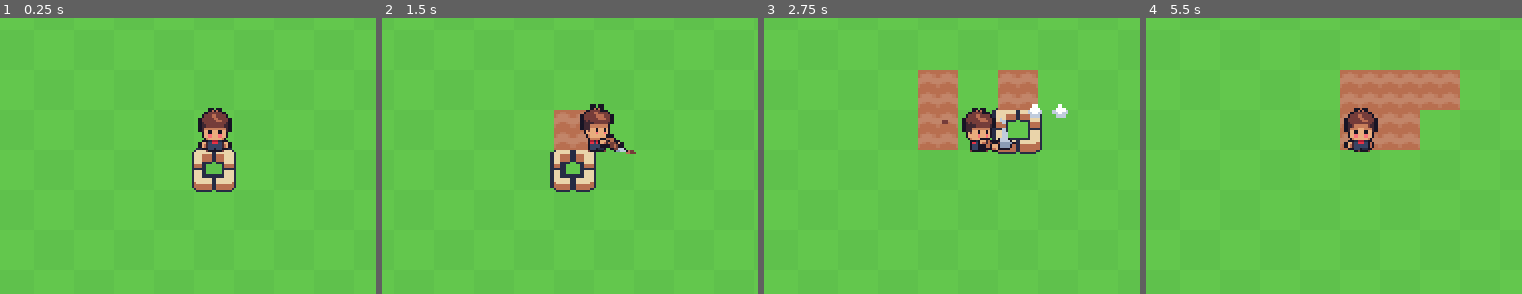
Above: before the commit, frames 1-4 (left to right).
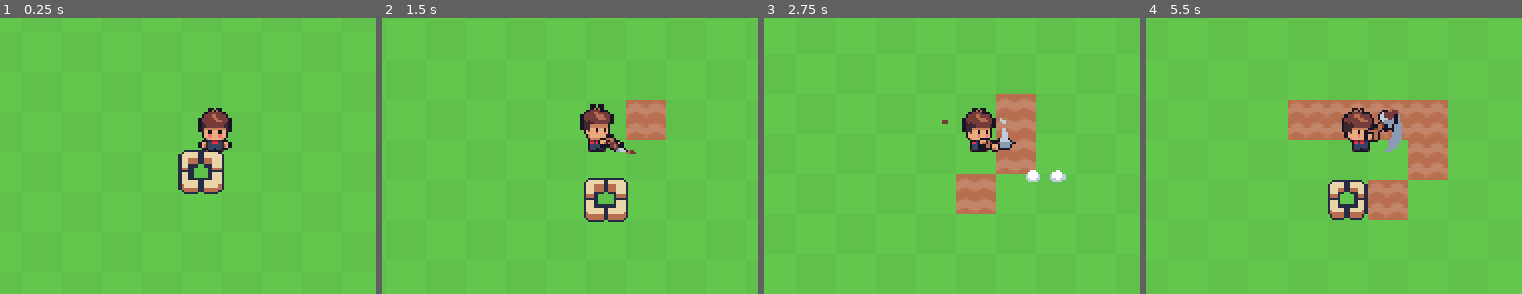
Above: after the commit, the same moments.

Repository: orange-GuandeLi/orange-farm
Game: Godot game, scene res://scenes/main.tscn
Two runs of this game, one before a commit and one after it. Both use one fixed random seed, a clock stepped at 60 frames per second and the inputs below.
Inputs:
- Up to frame 1 (0.25 s): no input
- Up to frame 2 (1.5 s): hold D (move_right) 0.53-1.28 s; tap Space (use_tool) at 0.6, 1.35 s; hold S (move_down) from 1.28 s (still down)
- Up to frame 3 (2.75 s): release S (move_down) at 2.03 s; hold D (move_right) from 2.03 s (still down); tap Space (use_tool) at 2.1 s
- Up to frame 4 (5.5 s): release D (move_right) at 2.78 s; hold W (move_up) 2.78-3.53 s; tap Space (use_tool) every 0.75 s from 2.85 to 5.1 s; hold A (move_left) 3.53-5.03 s; hold S (move_down) from 5.03 s (still down)

The runs differ from the first frame. In frame 1, 2.0% of the frame differs, in the area x 47-63%, y 47-64%; in frame 2, 5.8%; in frame 3, 8.6%; in frame 4, 13%, in the area x 37-84%, y 18-74%.

Commit message:
feat(farm): 自由移动 + 8 向输入，速度 60
- 去掉逐格吸附与强制走完：velocity + move_and_slide，松手即停
- 目标格改为按脚底实时判格，高亮框跟随
- 8 向输入；walk 动画 speed 10→15 与 60px/s 对齐（三层同步）
- 删除 _cell/_from/_to/_t 与 _advance_step/_step_dir/_can_enter/_cell_center
- BodySprite 默认动画修正为 idle_s

Diff:
--- a/scenes/player.tscn
+++ b/scenes/player.tscn
@@ -941,7 +941,7 @@
 }],
 "loop": 1,
 "name": &"hair_walk_e",
-"speed": 10.0
+"speed": 15.0
 }, {
 "frames": [{
 "duration": 1.0,
@@ -970,7 +970,7 @@
 }],
 "loop": 1,
 "name": &"hair_walk_n",
-"speed": 10.0
+"speed": 15.0
 }, {
 "frames": [{
 "duration": 1.0,
@@ -999,7 +999,7 @@
 }],
 "loop": 1,
 "name": &"hair_walk_s",
-"speed": 10.0
+"speed": 15.0
 }, {
 "frames": [{
 "duration": 1.0,
@@ -1262,7 +1262,7 @@
 }],
 "loop": 1,
 "name": &"tool_walk_e",
-"speed": 10.0
+"speed": 15.0
 }, {
 "frames": [{
 "duration": 1.0,
@@ -1291,7 +1291,7 @@
 }],
 "loop": 1,
 "name": &"tool_walk_n",
-"speed": 10.0
+"speed": 15.0
 }, {
 "frames": [{
 "duration": 1.0,
@@ -1320,7 +1320,7 @@
 }],
 "loop": 1,
 "name": &"tool_walk_s",
-"speed": 10.0
+"speed": 15.0
 }, {
 "frames": [{
 "duration": 1.0,
@@ -1393,7 +1393,7 @@
 }],
 "loop": 1,
 "name": &"walk_e",
-"speed": 10.0
+"speed": 15.0
 }, {
 "frames": [{
 "duration": 1.0,
@@ -1422,7 +1422,7 @@
 }],
 "loop": 1,
 "name": &"walk_n",
-"speed": 10.0
+"speed": 15.0
 }, {
 "frames": [{
 "duration": 1.0,
@@ -1451,7 +1451,7 @@
 }],
 "loop": 1,
 "name": &"walk_s",
-"speed": 10.0
+"speed": 15.0
 }]
 
 [node name="Player" type="CharacterBody2D" unique_id=1235568156]
@@ -1464,7 +1464,7 @@
 [node name="BodySprite" type="AnimatedSprite2D" parent="." unique_id=1017259835]
 position = Vector2(0, -6)
 sprite_frames = SubResource("SpriteFrames_y8v0a")
-animation = &"tool_idle_n"
+animation = &"idle_s"
 
 [node name="HairSprite" type="AnimatedSprite2D" parent="." unique_id=605184306]
 position = Vector2(0, -6)
--- a/scripts/actors/player.gd
+++ b/scripts/actors/player.gd
@@ -7,103 +7,41 @@
 @export var select_box: SelectBox # 目标格高亮框
 
 var facing := Vector2i.DOWN # 面向那里
-const SPEED = 40.0 # 速度
+const SPEED = 60.0 # 速度
 ## 工具动作里"入土"那一刻占总时长的比例（use_dig 的落地帧 f9 在 0.69 处，取 0.7）
 const TOOL_IMPACT_RATIO := 0.7
 var _busy := false # 是否在播放工具动画
-var _target := Vector2i.ZERO # 目标块
-
-# === 吸附（逐格移动）===
-# 农夫当前所在的格。永远是精确的一格，不会骑在格线上
-var _cell := Vector2i.ZERO
-# 这一步：起点格 -> 终点格
-var _from := Vector2i.ZERO
-var _to := Vector2i.ZERO
-# 这一步的进度 0~1，1 = 已经站到 _to 上
-var _t := 1.0
 
 func _ready() -> void:
-	animation.animation_finished.connect(_on_animation_finished) # 身体动画播放完毕之后通知一个函数
-	# 起点也对齐到格子，省得在场景里手改坐标
-	_cell = _cell_of(position)
-	_from = _cell
-	_to = _cell
-	_t = 1.0
-	position = _cell_center(_cell)
+	animation.animation_finished.connect(_on_animation_finished)
+	# 俯视角：不要重力/地面逻辑，move_and_slide 才是 2D 自由移动
+	motion_mode = CharacterBody2D.MOTION_MODE_FLOATING
 
-func _physics_process(delta: float) -> void:
+func _physics_process(_delta: float) -> void:
 	_update_select_box() # 先更新高亮框（播动画期间也要跟着动）
 
-	if _busy: # 如果在播工具动画，不响应其他动画
-		_advance_step(delta)
+	if _busy: # 工具动画期间锁移动
+		velocity = Vector2.ZERO
 		return
 
-	var direction := Input.get_vector("move_left", "move_right", "move_up", "move_down") # 获取到四个方向的走动
-
+	var direction := Input.get_vector("move_left", "move_right", "move_up", "move_down")
 	if direction != Vector2.ZERO:
 		_update_facing(direction)
 
-	# 站在格子上 -> 看输入决定走哪一格
-	if _t >= 1.0 and direction != Vector2.ZERO:
-		var step := _step_dir(direction)
-		if _can_enter(_cell + step):
-			_from = _cell
-			_to = _cell + step
-			_t = 0.0
+	velocity = direction * SPEED
+	move_and_slide()
 
-	_advance_step(delta)
-
-	if _t < 1.0: # 正在走这一步 -> 走路动画
-		_play_anim("walk")
-	else: # 站住了 -> idle
-		_play_anim("idle")
+	_play_anim("walk" if velocity.length() > 1.0 else "idle")
 
 	if Input.is_action_just_pressed("use_tool"):
 		_start_tool("dig")
 
-## 推进正在走的这一步（走到格子中心就停）
-func _advance_step(delta: float) -> void:
-	if _t >= 1.0:
-		position = _cell_center(_cell)
-		return
-	_t = minf(1.0, _t + SPEED * delta / GameConfig.TILE_SIZE)
-	position = _cell_center(_from).lerp(_cell_center(_to), _t)
-	if _t >= 1.0:
-		_cell = _to
-
-## 走一格往哪走（主轴优先）
-func _step_dir(direction: Vector2) -> Vector2i:
-	if absf(direction.x) > absf(direction.y):
-		return Vector2i.LEFT if direction.x < 0.0 else Vector2i.RIGHT
-	return Vector2i.UP if direction.y < 0.0 else Vector2i.DOWN
-
-## 这一格能不能站进去（问物理引擎有没有墙）
-func _can_enter(cell: Vector2i) -> bool:
-	var space := get_world_2d().direct_space_state
-	var q := PhysicsShapeQueryParameters2D.new()
-	q.shape = $CollisionShape2D.shape
-	q.transform = Transform2D(0.0, _cell_center(cell) + $CollisionShape2D.position)
-	q.collision_mask = 1
-	var ignore: Array[RID] = [get_rid()]
-	q.exclude = ignore
-	return space.intersect_shape(q, 1).is_empty()
-
-## 一个格子对应的节点位置
-##   x = 16*列 + 8  -> 身体中心落在格子正中间
-##   y = 16*(行+1)  -> 脚底线贴着这一行的底边
-func _cell_center(c: Vector2i) -> Vector2:
-	return Vector2(
-		c.x * GameConfig.TILE_SIZE + GameConfig.TILE_SIZE * 0.5,
-		(c.y + 1) * GameConfig.TILE_SIZE
-	)
-
-## 节点位置 -> 农夫当前所在格
-##   横：身体中心所在的列
-##   纵：身体中心所在的行
+## 节点位置（脚底）-> 脚下所在的格
+##   脚底 y 落在 [r*16, (r+1)*16) 就是第 r 行
 func _cell_of(p: Vector2) -> Vector2i:
 	return Vector2i(
 		floori(p.x / GameConfig.TILE_SIZE),
-		floori((p.y - 8.0) / GameConfig.TILE_SIZE)
+		floori((p.y - 1.0) / GameConfig.TILE_SIZE)
 	)
 
 func _update_facing(direction: Vector2) -> void:
@@ -128,7 +66,6 @@
 
 	_busy = true
 	var anim := _play_anim("use_" + tool)
-	_target = cell
 	if anim == &"":
 		# 没有这个工具动画：别把玩家锁死，也不改地块
 		_busy = false
@@ -136,7 +73,7 @@
 
 	# 等锄头落地再改地块：时长从动画本身算，改帧数/速度时不用再动这里
 	await get_tree().create_timer(_anim_duration(animation, anim) * TOOL_IMPACT_RATIO).timeout
-	_apply_till(_target)
+	_apply_till(cell)
 
 ## 三层一起播；返回身体层实际播放的动画名（回退链解析后的结果）
 func _play_anim(base_name: String) -> StringName:
@@ -192,7 +129,7 @@
 
 ## 农夫当前所在的格
 func _player_cell() -> Vector2i:
-	return _cell
+	return _cell_of(position)
 
 func _target_cell() -> Vector2i:
 	var c := _player_cell()
